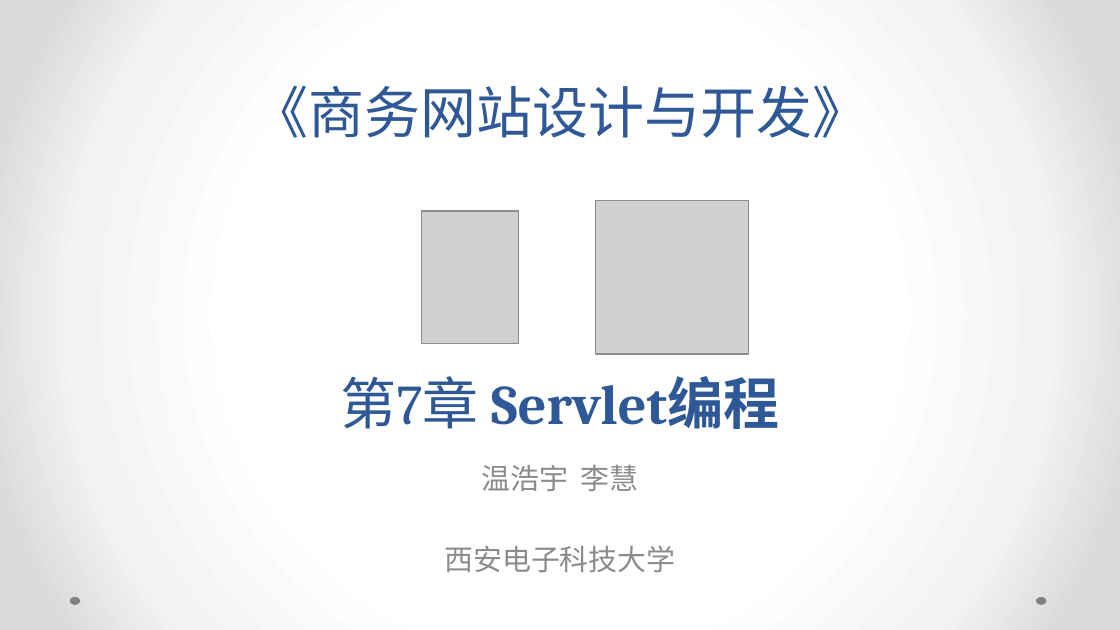
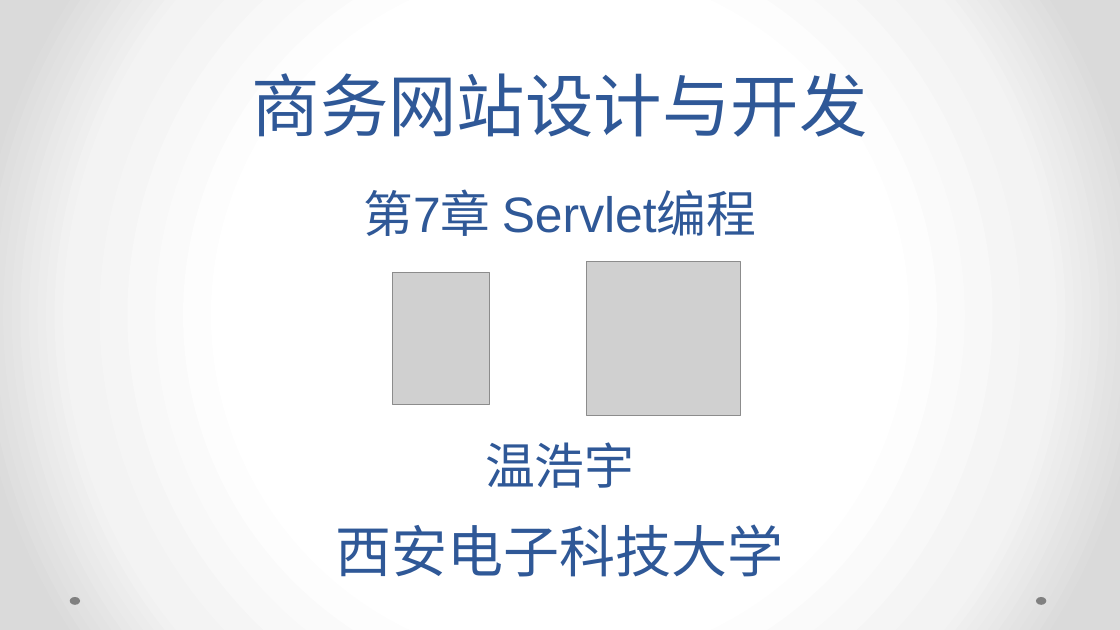
Before and after one commit to xdwenhaoyu/WEB_JSP, a slide deck: slide 1 of JSP PPT/第07章 Servlet编程.pptx. Drawn at 1120x630 pixels with LibreOffice and Linux fonts; fonts in the diff are those of the drawing; grey boxes stand for pictures. Boxes give left, top, right and bottom in pixels: in the first picture for what was removed or moved away, otherwise in the second. Text is boxed around its words. In the diff, an @@ line names an element or a change of style, - is before the commit and + after.

```diff
--- a/JSP PPT/第07章 Servlet编程.pptx
+++ b/JSP PPT/第07章 Servlet编程.pptx
@@ title at [252,73,868,137]: text changed; size 36 to 44 pt; font Cambria to Arial @@
-《商务网站设计与开发》
+商务网站设计与开发
@@ text "第7章 Servlet编程": place and size @@
-text "第7章 Servlet编程" at [340,376,779,429]
+text "第7章 Servlet编程" at [363,189,757,236]
@@ text "第7章 Servlet编程" at [363,189,757,236]: size 36 to 32 pt, font Cambria to Arial; bold off in "Servlet编程" @@
@@ picture: place and size @@
-picture at [595,200,748,354]
+picture at [587,262,740,416]
@@ picture: place and size @@
-picture at [421,211,519,343]
+picture at [392,272,489,404]
@@ subtitle added at [485,442,634,488], 32 pt, text #2F5897 @@
+温浩宇
@@ text at [481,465,639,491]: paragraph removed @@
-温浩宇 李慧
@@ text "西安电子科技大学": place and size @@
-text "西安电子科技大学" at [444,465,675,572]
+text "西安电子科技大学" at [336,524,784,577]
@@ text "西安电子科技大学" at [336,524,784,577]: size 18.6 to 36 pt, font Quicksand to Arial, text colour #8C8C8C to #2F5897; less space between paragraphs @@
```
Also in this commit, not shown: 10 other files.
